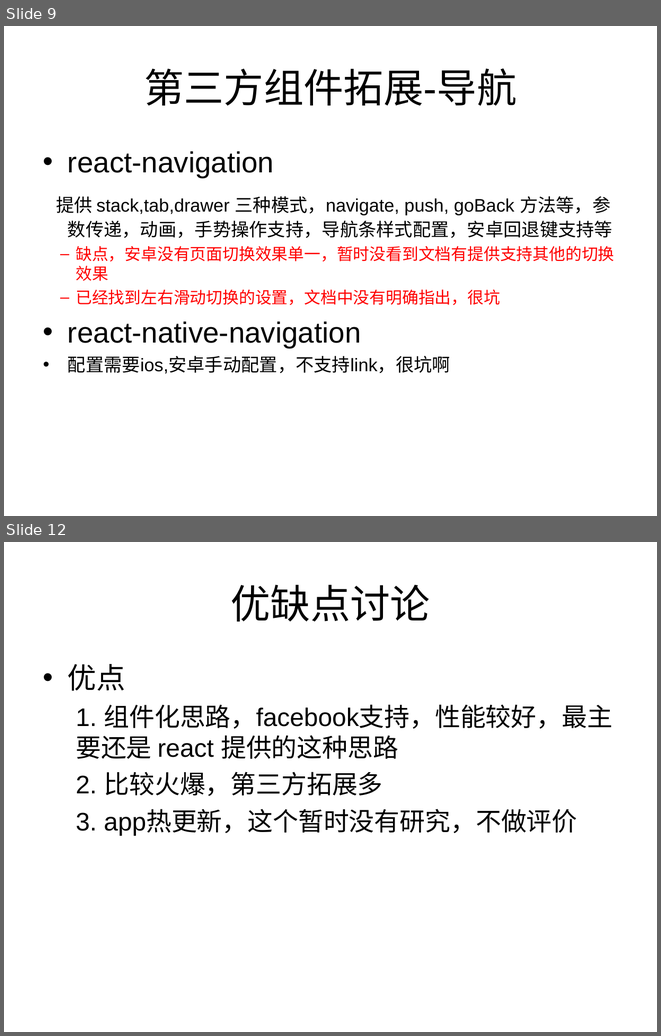
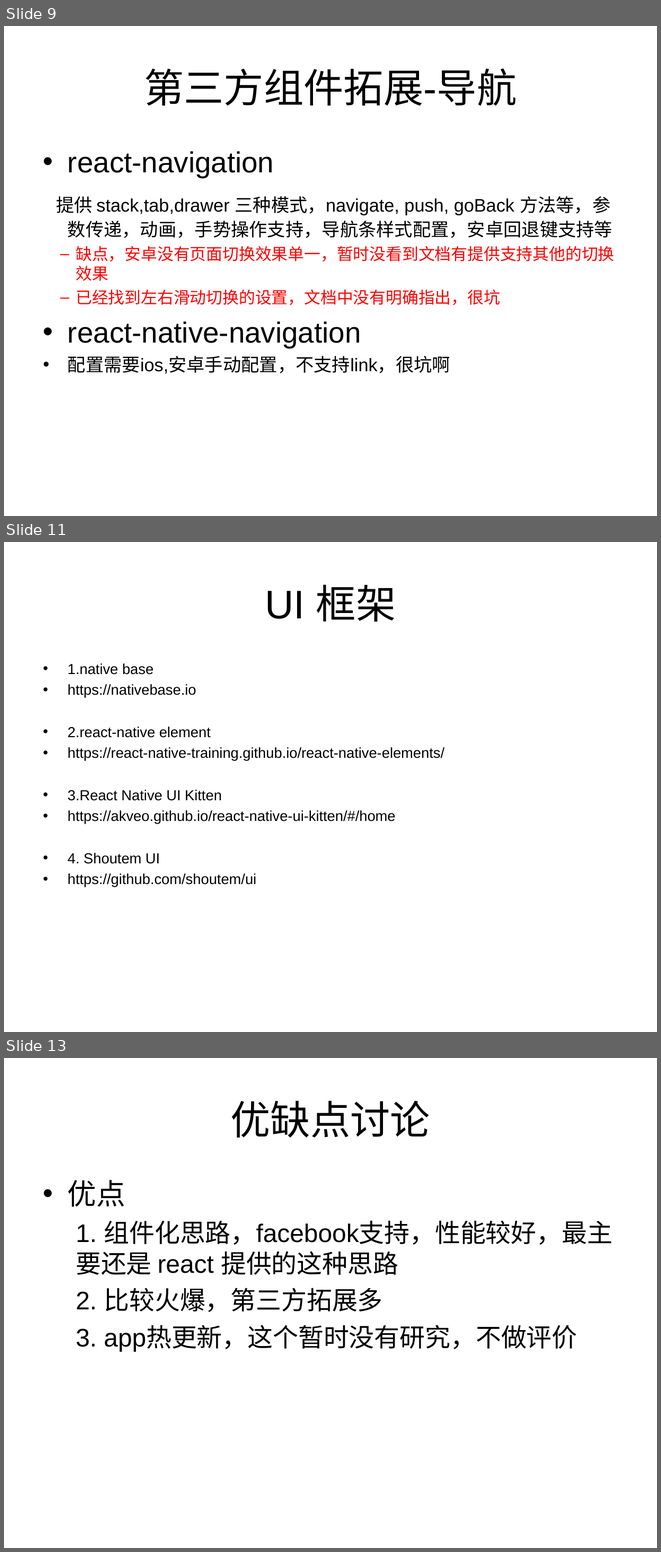
Before and after one commit to ilovezy/rnDemo, a slide deck: React-native 介绍.ppt. Shown one above the other, each under a label of ours: slides 9 and 12 before the commit, slides 9, 11 and 13 after it; the slides between them are not shown. The pictures are 661x1036 and 661x1552 pixels, drawn with LibreOffice and Linux fonts; fonts in the diff are those of the drawing. Boxes give left, top, right and bottom in pixels: in the first picture for what was removed or moved away, otherwise in the second. Text is boxed around its words. In the diff, an @@ line names an element or a change of style, - is before the commit and + after.

```diff
--- a/React-native 介绍.ppt
+++ b/React-native 介绍.ppt
@@ slide 11 added at box(4, 542, 657, 1032), background #FFFFFF @@
@@ title added at box(265, 584, 396, 622), 44 pt, text #000000 @@
+UI 框架
@@ text added at box(68, 663, 444, 887), 16 pt, text #000000 @@
+• 1.native base
+• https://nativebase.io
+• 2.react-native element
+• https://react-native-training.github.io/react-native-elements/
+• 3.React Native UI Kitten
+• https://akveo.github.io/react-native-ui-kitten/#/home
+• 4. Shoutem UI
+• https://github.com/shoutem/ui
@@ what was slide 12 is now slide 13 @@
```
Also in this commit, not shown: 2 other slides added, 1 slide removed, 1 other file.
